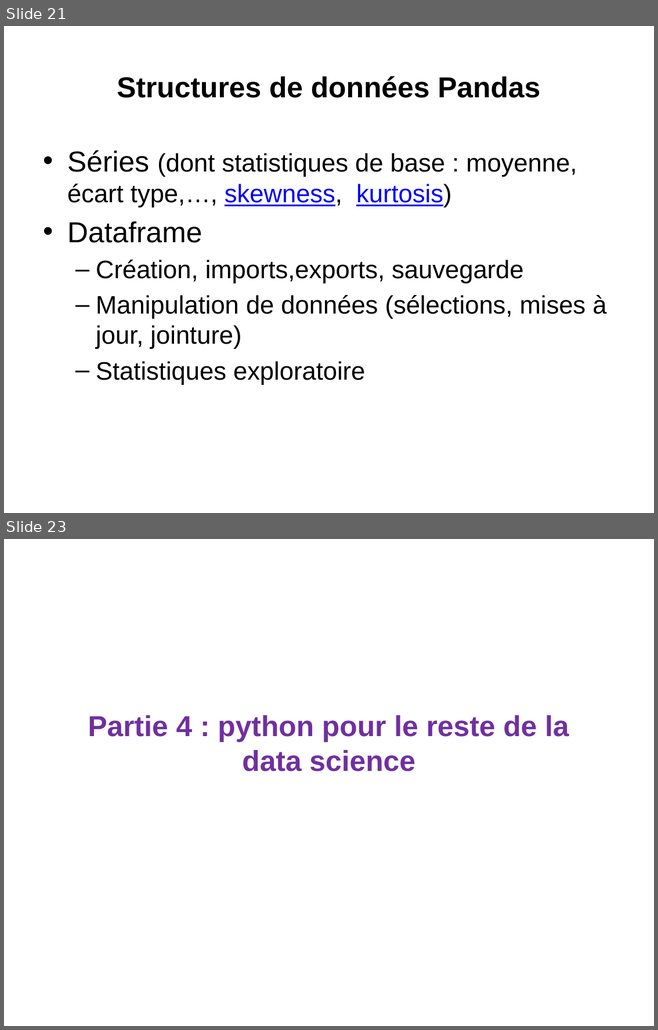
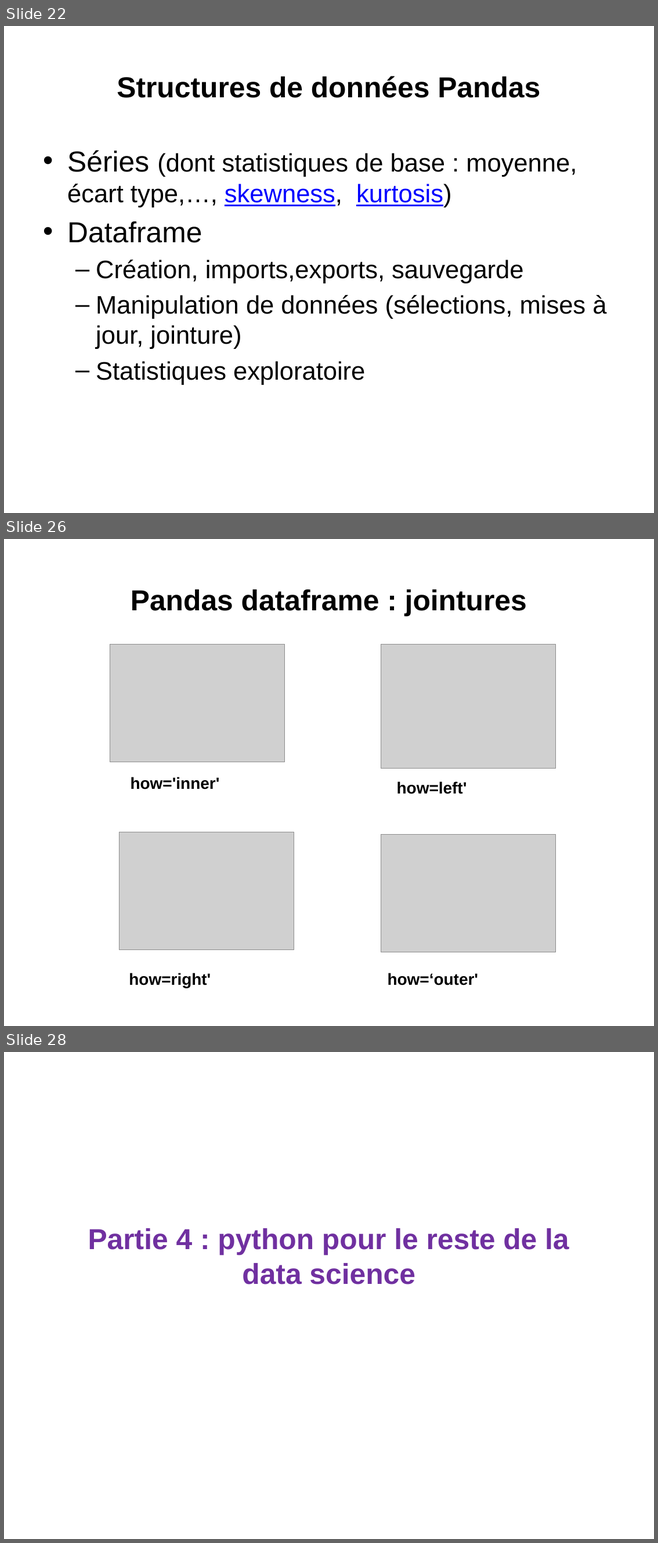
Before and after one commit to loicmidy/formation-python, a slide deck: formation python.pptx. Shown one above the other, each under a label of ours: slides 21 and 23 before the commit, slides 22, 26 and 28 after it; the slides between them are not shown. The pictures are 658x1030 and 658x1543 pixels, drawn with LibreOffice and Linux fonts; fonts in the diff are those of the drawing; grey boxes stand for pictures. Boxes give left, top, right and bottom in pixels: in the first picture for what was removed or moved away, otherwise in the second. Text is boxed around its words. In the diff, an @@ line names an element or a change of style, - is before the commit and + after.

```diff
--- a/formation python.pptx
+++ b/formation python.pptx
@@ slide 26 added at <box>4,539,654,1026</box>, background #FFFFFF @@
@@ title added at <box>130,589,527,616</box>, 32 pt, text #000000, bold @@
+Pandas dataframe : jointures
@@ picture added at <box>110,644,285,762</box> @@
@@ picture added at <box>381,644,556,768</box> @@
@@ text added at <box>130,777,220,790</box>, 18 pt, text #000000, bold @@
+how='inner'
@@ text added at <box>397,781,467,794</box>, 18 pt, text #000000, bold @@
+how=left'
@@ picture added at <box>119,832,294,950</box> @@
@@ picture added at <box>381,835,556,952</box> @@
@@ text added at <box>129,973,210,988</box>, 18 pt, text #000000, bold @@
+how=right'
@@ text added at <box>387,973,478,986</box>, 18 pt, text #000000, bold @@
+how=‘outer'
@@ what was slide 21 is now slide 22 @@
@@ what was slide 23 is now slide 28 @@
```
Also in this commit, not shown: 2 slides changed, 6 other slides added, 12 other files.
